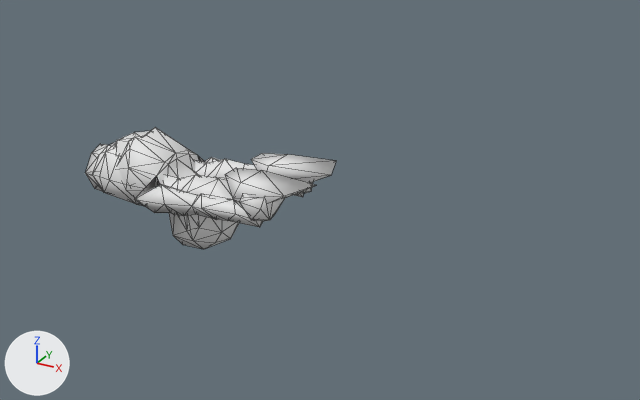
What one commit did to the Blender file Zora_Link/object_link_Zora._MM.blend.
Camera for both pictures: a 50 mm lens placed at (10.1, -10.8, 5.56), pointed at (4.07, 0.17, 0.07). The lights are fixed; the arrows at lower left show +X, +Y and +Z. Mesh edges are drawn as thin lines. Materials are left out; every surface is plain grey.

In view in the first picture: 'riggedmesh'.
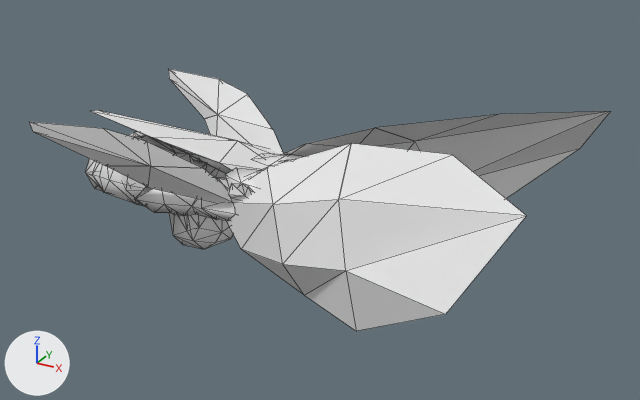
Commit message: fixed zora link

Pixel boxes (x1, y1, x2, y2) of what changed, in the pictures (640 x 400 px):
'Fin.Swim.L', added
    after: (227, 143, 526, 331)
'riggedmesh', reshaped
    before: (85, 128, 336, 249)
    after: (85, 132, 304, 249)
'Fin.Swim.R', added
    after: (282, 111, 611, 199)
'Fin.L', added
    after: (30, 122, 233, 204)
'Fin.R', added
    after: (169, 69, 283, 154)
'Sheild', added
    after: (91, 110, 287, 174)
'Hand.Bottle.L', added
    after: (229, 183, 252, 204)
part 1 of me_me_060070c0, rebuilt (not visible afterwards)
    before: (240, 193, 285, 222)

The edits, one by one:
me_me_060070c0 is used by ob_riggedmesh; location (0.0, 0.0, 0.0).
me_me_060070c0 had 301 vertices, 569 faces and spanned x -0.24..4.23, y -0.94..0.96, z -1.12..0.68.
me_me_060070c0 now has 327 vertices, 589 faces and spans x -0.24..4.23, y -0.94..0.96, z -1.12..0.68.
me_me_060070c0 part 1: the loose piece of 16 vertices spanning x 3.2..3.77, y -0.81..-0.35, z -0.13..0.41 is rebuilt with 11 vertices and now spans x 3.1..3.59, y -0.7..-0.4, z -0.1..0.35.
Mesh me_me_0000cec0 is new.
It has 14 vertices, 16 faces and spans x 0.07..3.4, y 0.6..1.71, z 0.02..1.28.
Mesh me_me_0600ca78 is new.
It has 14 vertices, 16 faces and spans x 0.07..3.4, y -1.7..-0.59, z 0.02..1.28.
Mesh me_me_06011018 is new.
It has 22 vertices, 26 faces and spans x 0.07..4.41, y -0.44..1.89, z -0.65..1.04.
Mesh me_me_06010698 is new.
It has 18 vertices, 16 faces and spans x 2.5..7.83, y -2.84..-0.28, z -0.97..1.59.
Mesh me_me_06010748 is new.
It has 18 vertices, 16 faces and spans x 2.5..7.83, y 0.48..3.04, z -0.97..1.59.
Mesh me_me_06010a88 is new.
It has 28 vertices, 36 faces and spans x 67.0..78.1, y -18.8..-6.4, z -2.5..12.5.
Object 'Fin.R' (ob_fin_r) is new; it shows me_me_0000cec0.
Its location is (0.0, 0.0, 0.0).
Object 'Fin.L' (ob_fin_l) is new; it shows me_me_0600ca78.
Its location is (0.0, 0.0, 0.0).
Object 'Sheild' (ob_sheild) is new; it shows me_me_06011018.
Its location is (0.0, 0.0, 0.0).
Object 'Fin.Swim.L' (ob_fin_swim_l) is new; it shows me_me_06010698.
Its location is (0.0, 0.0, 0.0).
Object 'Fin.Swim.R' (ob_fin_swim_r) is new; it shows me_me_06010748.
Its location is (0.0, 0.0, 0.0).
Object 'Hand.Bottle.L' (ob_hand_bottle_l) is new; it shows me_me_06010a88.
Its location is (0.0, 0.0, 0.0).
Its scale is (0.045, 0.045, 0.045).
